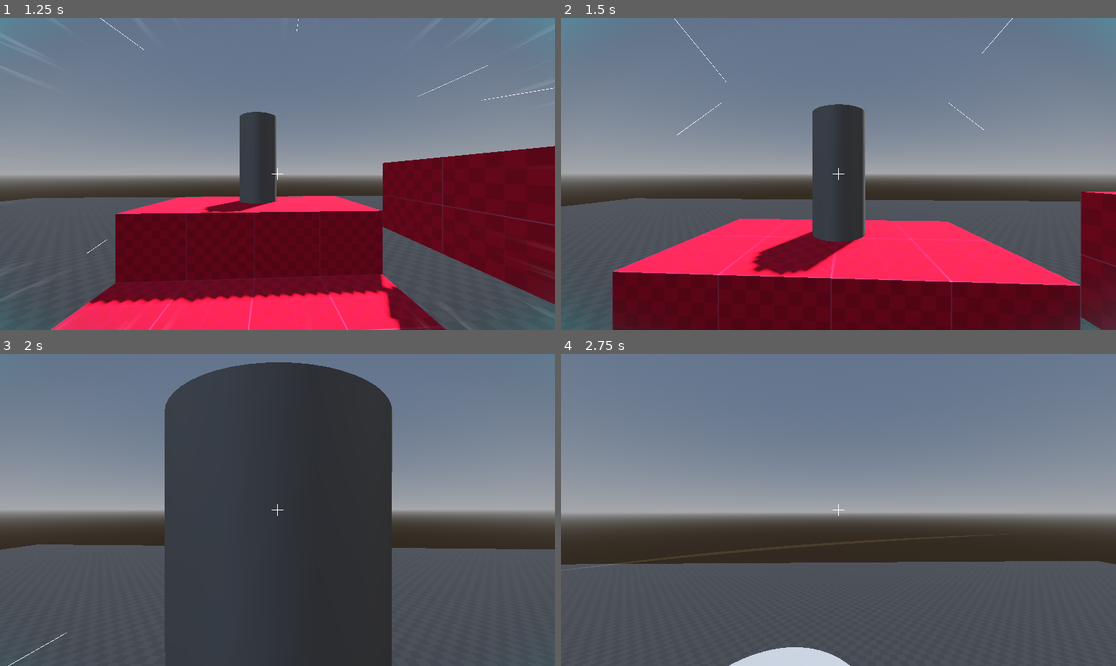
Above: before the commit, frames 1-4 (two rows, left to right).
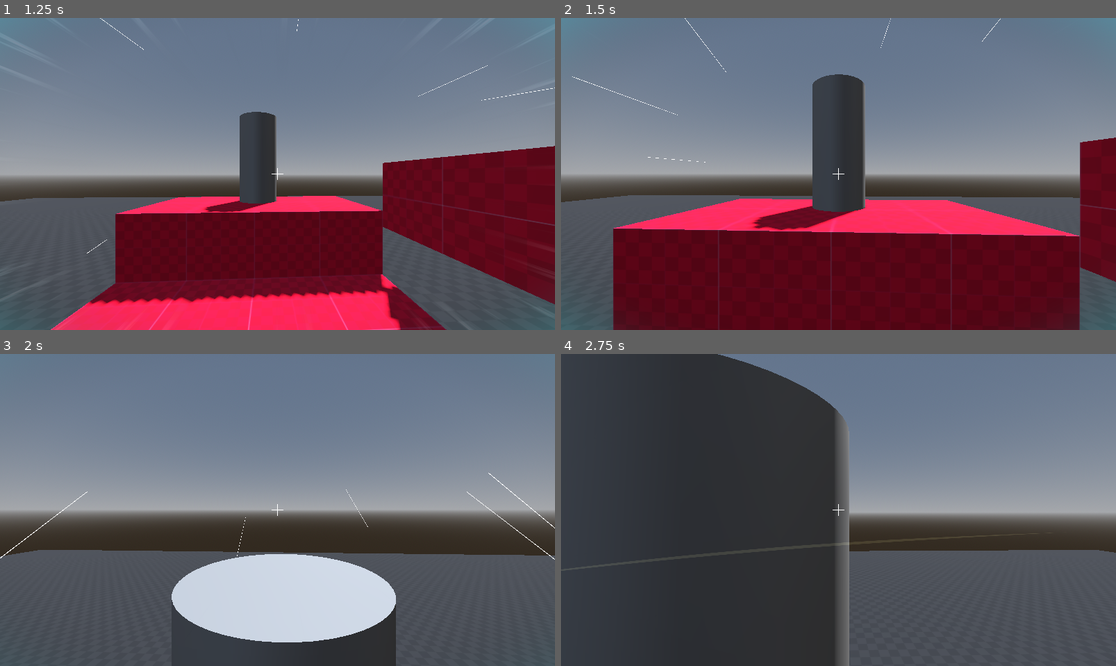
Above: after the commit, the same moments.

Repository: drekunia/tubeland
Game: Godot game, scene res://scenes/environments/prototype_level.tscn
Two runs of this game, one before a commit and one after it. Both use one fixed random seed, a clock stepped at 60 frames per second and the inputs below.
Inputs (mouse positions are in pixels of both pictures, inside the frame that each line leads up to):
- Up to frame 1 (1.25 s): tap Enter at 0.5 s; move the mouse to (305, 174) at 0.52 s; press the mouse at (305, 174) at 0.53 s; hold W (move_forward) from 0.53 s (still down); tap Space (jump) at 0.77, 0.8, 1.07 s
- Up to frame 2 (1.5 s): keep holding W (move_forward); move the mouse to (810, 174) at 1.27 s; release the mouse at (810, 174) at 1.28 s; tap Space (jump) at 1.35 s
- Up to frame 3 (2 s): keep holding W (move_forward); tap Space (jump) at 1.52, 1.82 s; click (249, 510) at 1.55 s
- Up to frame 4 (2.75 s): keep holding W (move_forward); move the mouse to (849, 503) at 2.02 s; press the mouse at (849, 503) at 2.03 s; tap Space (jump) at 2.3 s

Frame 1 is identical in both runs. In frame 2, 21% of the frame differs, in the area x 0-100%, y 0-100%; in frame 3, 32%; in frame 4, 45%.

Commit message:
slash shader color

Diff:
--- a/scenes/player/player_controller.tscn
+++ b/scenes/player/player_controller.tscn
@@ -40,7 +40,7 @@
 [sub_resource type="ShaderMaterial" id="ShaderMaterial_2k8ub"]
 render_priority = 0
 shader = ExtResource("5_m7hbg")
-shader_parameter/slash_color = Color(1, 0.8627451, 0.49019608, 0.5019608)
+shader_parameter/slash_color = Color(1, 1, 0.627451, 0.5019608)
 shader_parameter/curve_height = 0.5
 shader_parameter/thickness = 0.1
 shader_parameter/fade_opacity = 0.0
--- a/scripts/player/melee_hitbox.gd
+++ b/scripts/player/melee_hitbox.gd
@@ -26,8 +26,8 @@
 			var random_flip = 1 if randi() % 2 == 0 else -1
 
 			var random_x = randf_range(-0.5, 0.5)
-			var random_y = randf_range(-0.4, 0.4)
-			slash_visual.position = Vector3(random_x, random_y, -1.5)
+			var random_y = randf_range(-0.35, 0.35)
+			slash_visual.position = Vector3(random_x, random_y, -1.25)
 
 			slash_visual.scale = Vector3(2.0 * random_flip, 0.05, 0.5)
 			mat.set_shader_parameter("fade_opacity", 1.0)
--- a/scripts/player/player_controller.gd
+++ b/scripts/player/player_controller.gd
@@ -10,7 +10,7 @@
 	if not is_on_floor():
 		velocity += get_gravity() * delta
 
-	if Input.is_action_pressed("jump") and is_on_floor():
+	if Input.is_action_just_pressed("jump") and is_on_floor():
 		velocity.y = jump_velocity
 
 	var input_dir := Input.get_vector("move_left", "move_right", "move_forward", "move_back")
